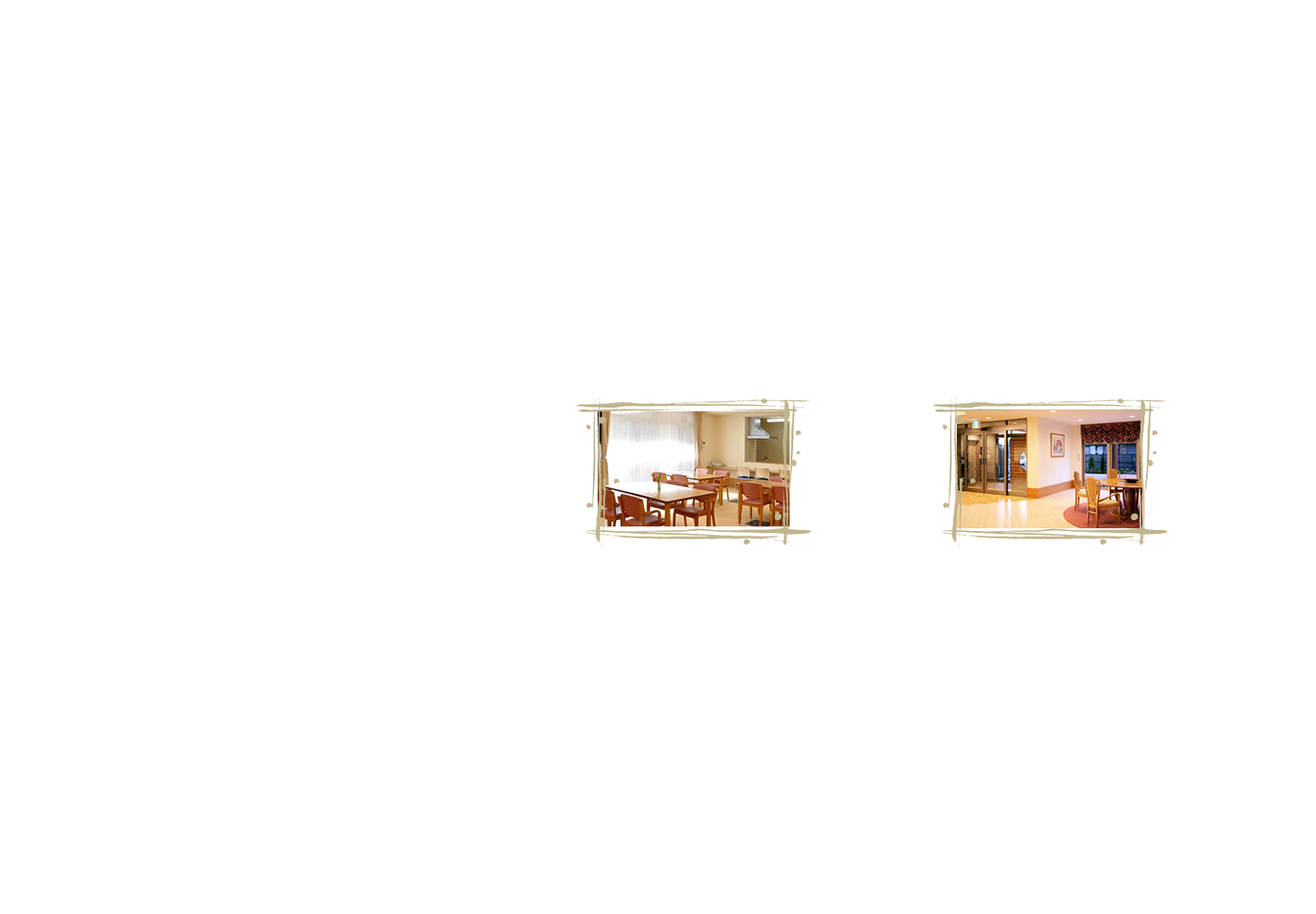
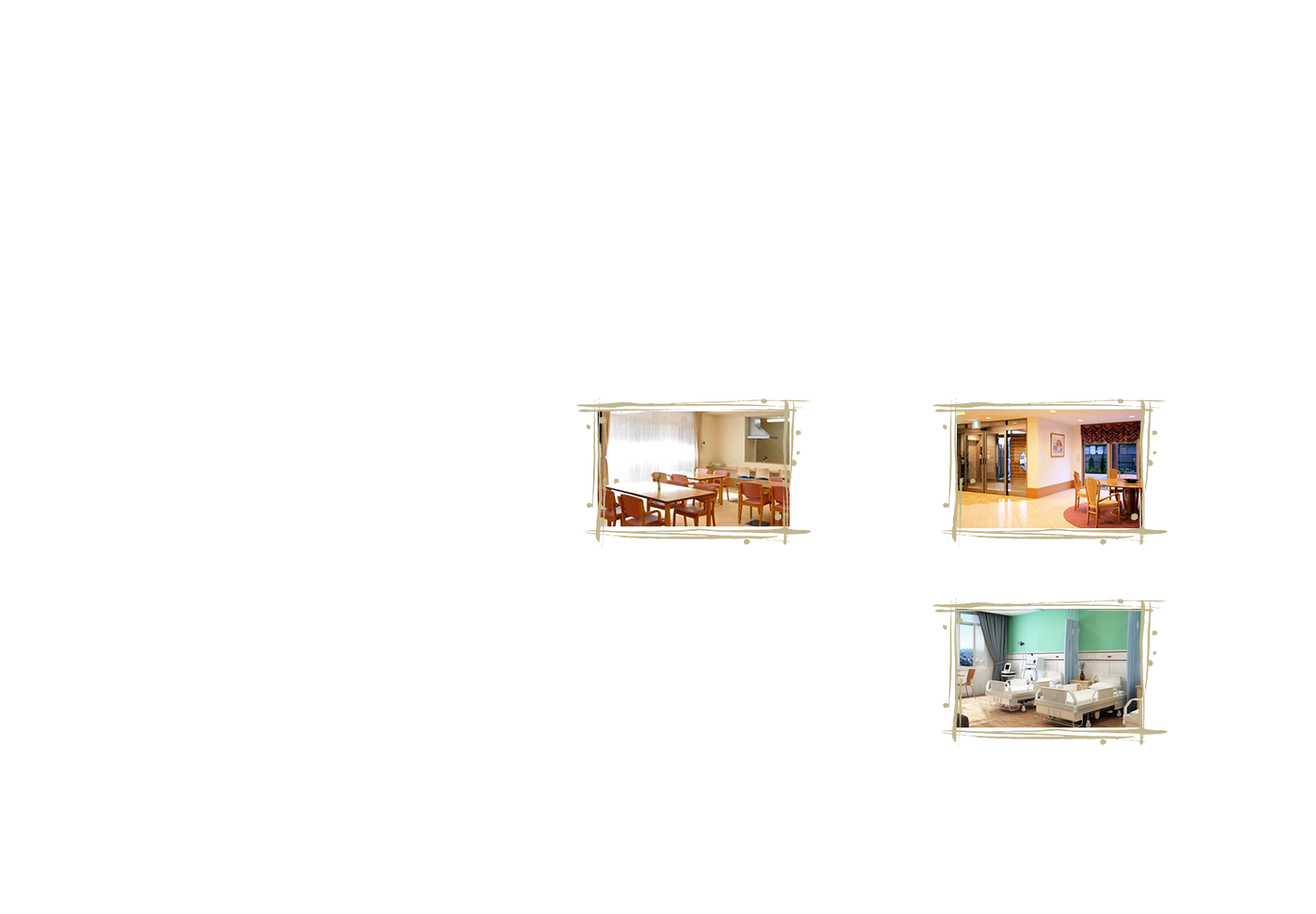
Comparing the layer stacks of the two (1316, 914) images. Changes:
added group "生活について" with 2 layers above "施設案内" over (932, 597, 1169, 749)
added layer "028-14 のコピー" in group "生活について" over (932, 597, 1169, 749)
added layer "IMG_facilities_1" in group "生活について" over (955, 608, 1143, 728)
